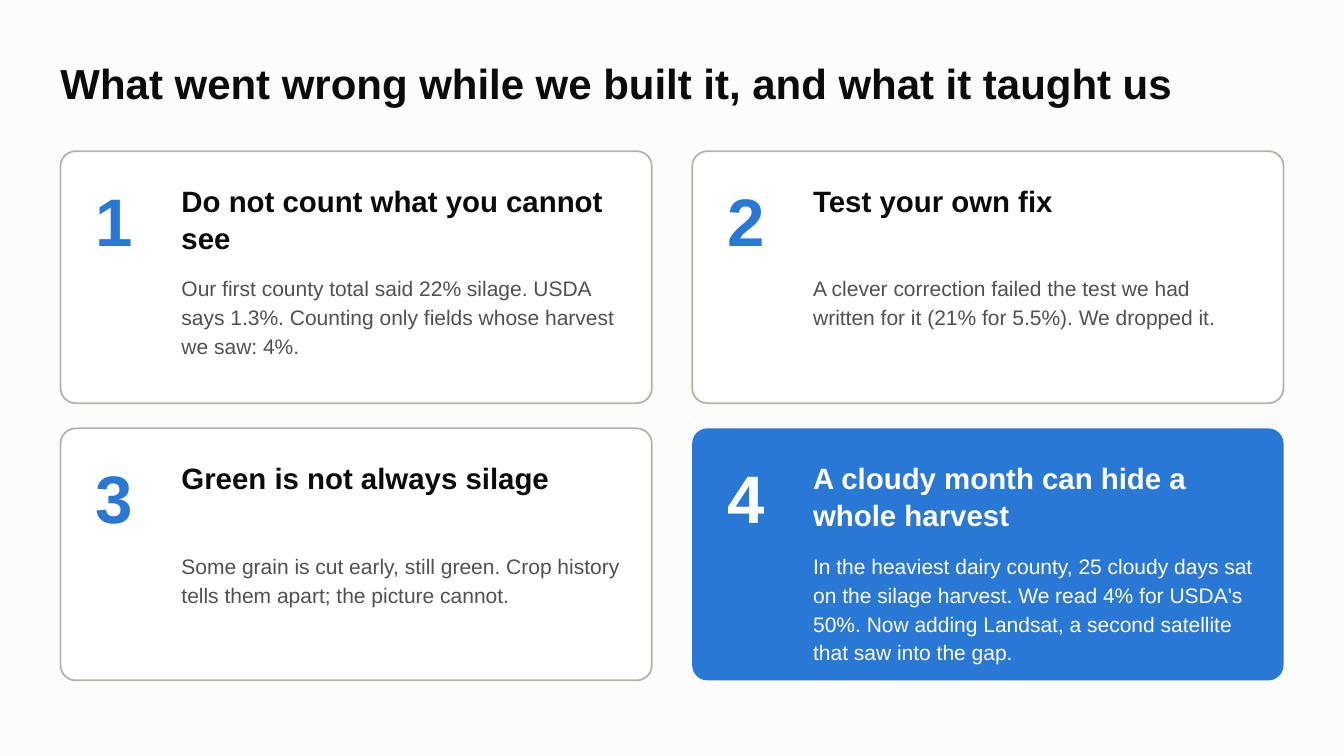
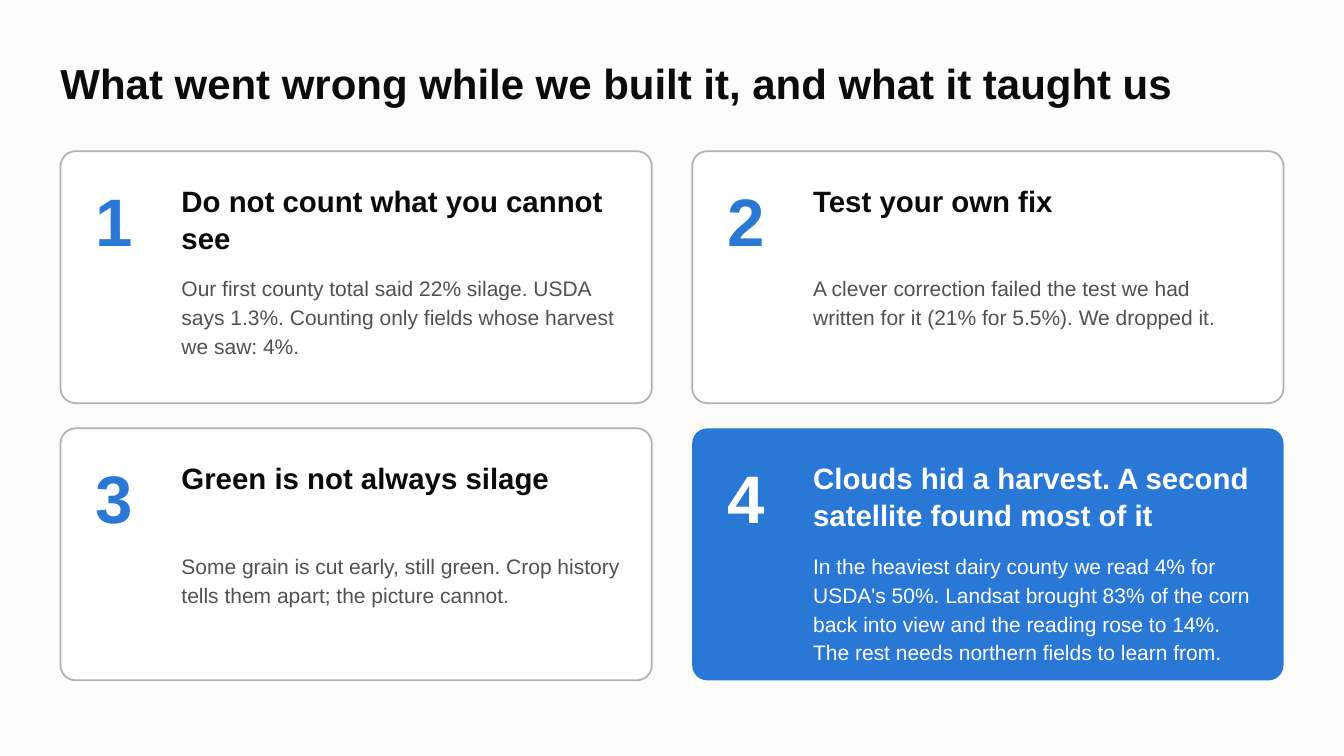
Before and after one commit to ChenSiyun1234/FieldVision, a slide deck: slide 8 of handoff/presentation/FieldVision_model_story.pptx (slide 7 before the commit). Drawn at 1344x756 pixels with LibreOffice and Linux fonts; fonts in the diff are those of the drawing. Boxes give left, top, right and bottom in pixels: in the first picture for what was removed or moved away, otherwise in the second. Text is boxed around its words. In the diff, an @@ line names an element or a change of style, - is before the commit and + after.

Commit message:
Deck and hand-over page: Landsat as the second satellite, the update of USDA's last figure on the eight seen counties

```diff
--- a/handoff/presentation/FieldVision_model_story.pptx
+++ b/handoff/presentation/FieldVision_model_story.pptx
@@ text at (x1=813, y1=467, x2=1249, y2=527): text changed @@
-A cloudy month can hide a whole harvest
+Clouds hid a harvest. A second satellite found most of it
@@ text at (x1=813, y1=558, x2=1250, y2=660): text changed @@
-In the heaviest dairy county, 25 cloudy days sat on the silage harvest. We read 4% for USDA's 50%. Now adding Landsat, a second satellite that saw into the gap.
+In the heaviest dairy county we read 4% for USDA's 50%. Landsat brought 83% of the corn back into view and the reading rose to 14%. The rest needs northern fields to learn from.
```
Also in this commit, not shown: 5 other slides changed, 1 slide added, 2 other files.
